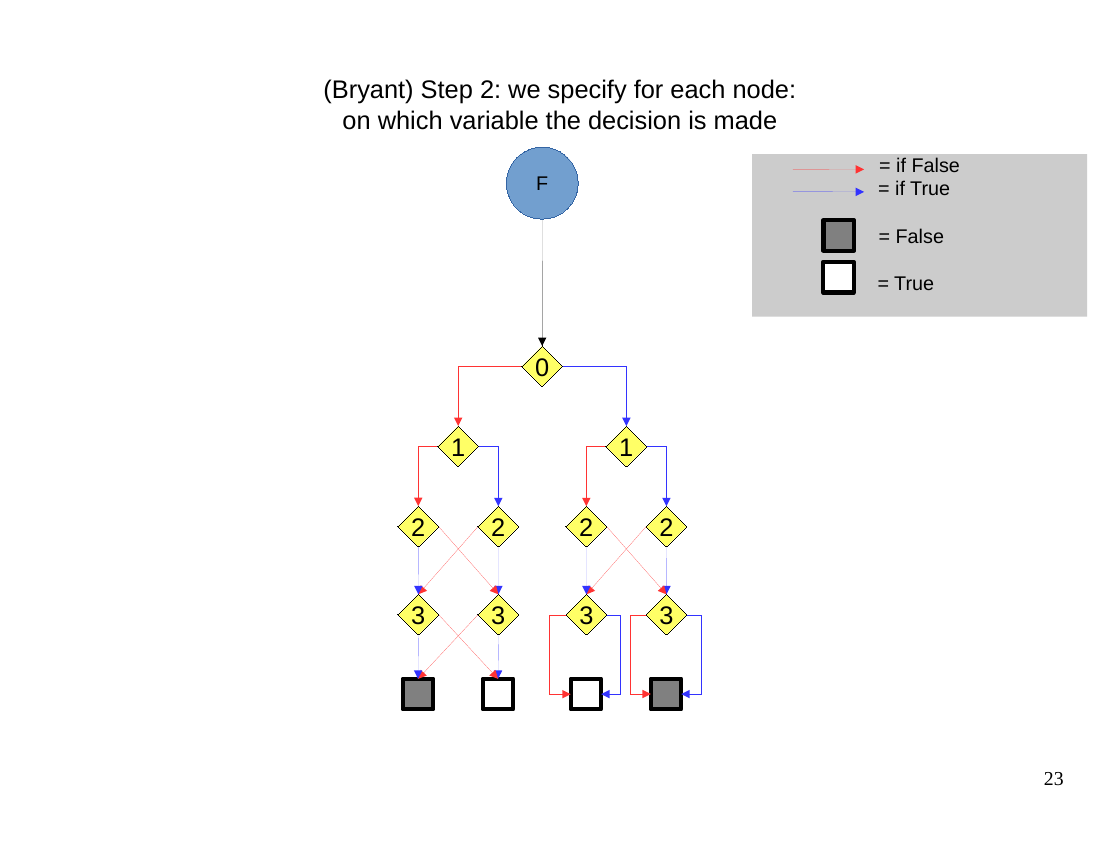
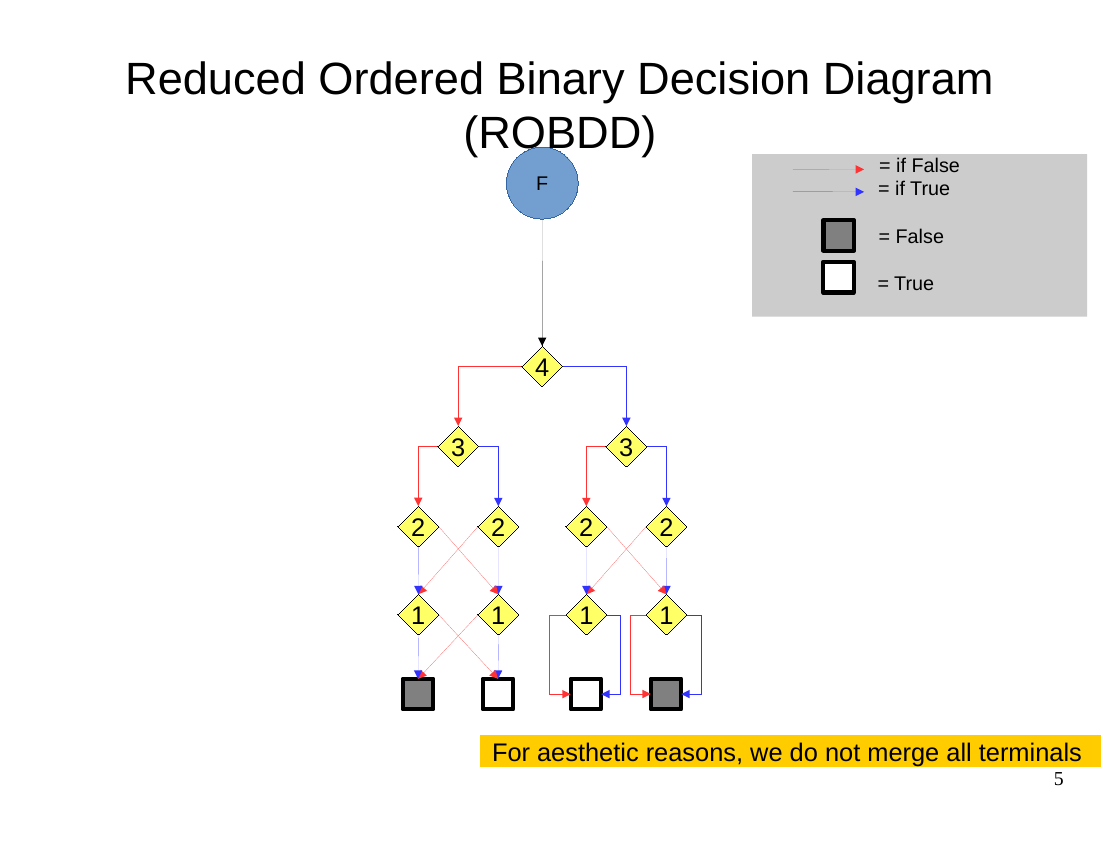
Before and after one commit to FenouilletLucas/DAGaml, a slide deck: slide 5 of doc/2017-06-19-odp/final.odp (slide 23 before the commit). Drawn at 1120x841 pixels with LibreOffice and Linux fonts; fonts in the diff are those of the drawing. Boxes give left, top, right and bottom in pixels: in the first picture for what was removed or moved away, otherwise in the second. Text is boxed around its words. In the diff, an @@ line names an element or a change of style, - is before the commit and + after.

```diff
--- a/doc/2017-06-19-odp/final.odp
+++ b/doc/2017-06-19-odp/final.odp
@@ title at box(125, 61, 994, 157): text changed; size 18 to 32 pt @@
-(Bryant) Step 2: we specify for each node:
-on which variable the decision is made
+Reduced Ordered Binary Decision Diagram (ROBDD)
@@ text in diamond at box(535, 358, 549, 381): text changed @@
-0
+4
@@ diamond "3": place and size @@
-diamond "3" at box(398, 594, 439, 634)
+diamond "3" at box(438, 426, 479, 466)
@@ diamond "3": place and size @@
-diamond "3" at box(566, 594, 607, 634)
+diamond "3" at box(606, 426, 646, 466)
@@ diamond "1": place and size @@
-diamond "1" at box(438, 426, 479, 466)
+diamond "1" at box(398, 594, 439, 634)
@@ diamond "1": place and size @@
-diamond "1" at box(606, 426, 646, 466)
+diamond "1" at box(566, 594, 607, 634)
@@ text in diamond at box(491, 606, 505, 630): text changed @@
-3
+1
@@ text in diamond at box(659, 606, 673, 630): text changed @@
-3
+1
@@ rectangle added at box(481, 736, 1101, 766), fill #FFCC00, outline #FFCC00 0 pt, 18 pt, text #000000 @@
+For aesthetic reasons, we do not merge all terminals
@@ page number at box(1054, 772, 1064, 786): text changed @@
-23
+5
```
Also in this commit, not shown: 12 other slides changed, 44 slides added, 21 slides removed.
